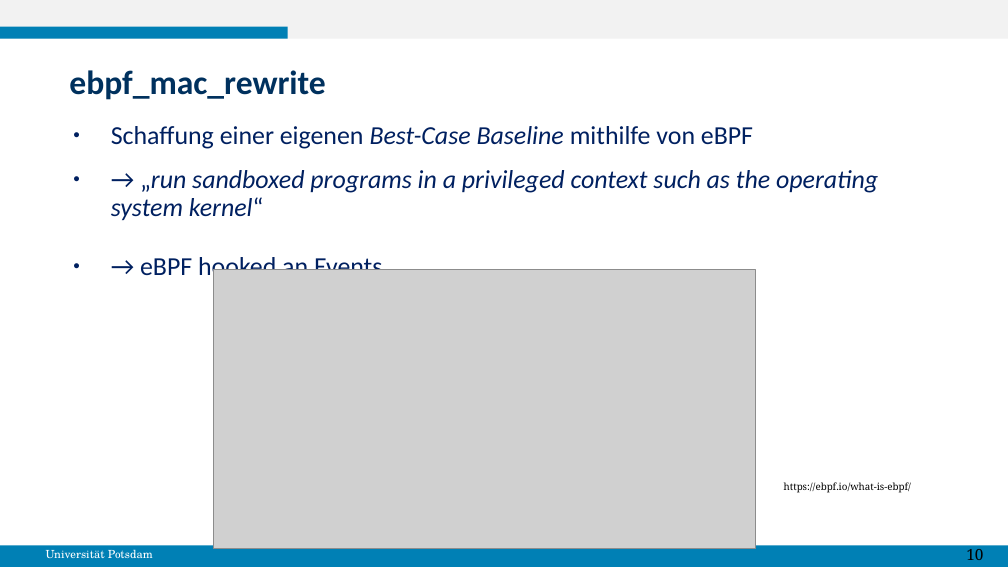
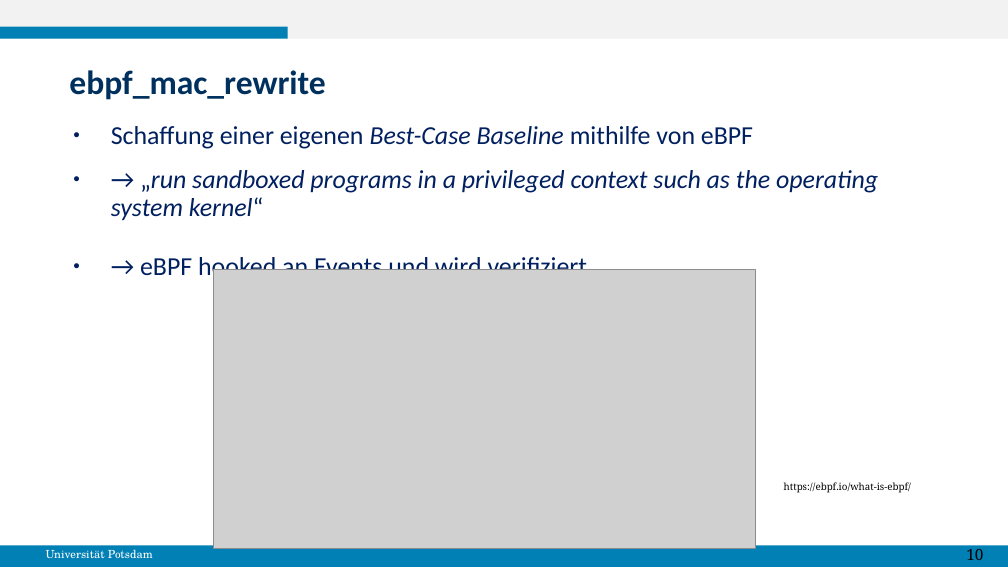
Before and after one commit to gespel/XenoFlow, a slide deck: slide 11 of docs/MasterPraktikumBericht.odp. Drawn at 1008x567 pixels with LibreOffice and Linux fonts; fonts in the diff are those of the drawing; grey boxes stand for pictures. Boxes give left, top, right and bottom in pixels: in the first picture for what was removed or moved away, otherwise in the second. Text is boxed around its words. In the diff, an @@ line names an element or a change of style, - is before the commit and + after.

```diff
--- a/docs/MasterPraktikumBericht.odp
+++ b/docs/MasterPraktikumBericht.odp
@@ text at box(140, 254, 588, 282): text changed @@
-● → eBPF hooked an Events
+● → eBPF hooked an Events und wird verifiziert
```
Also in this commit, not shown: 6 other slides changed.
